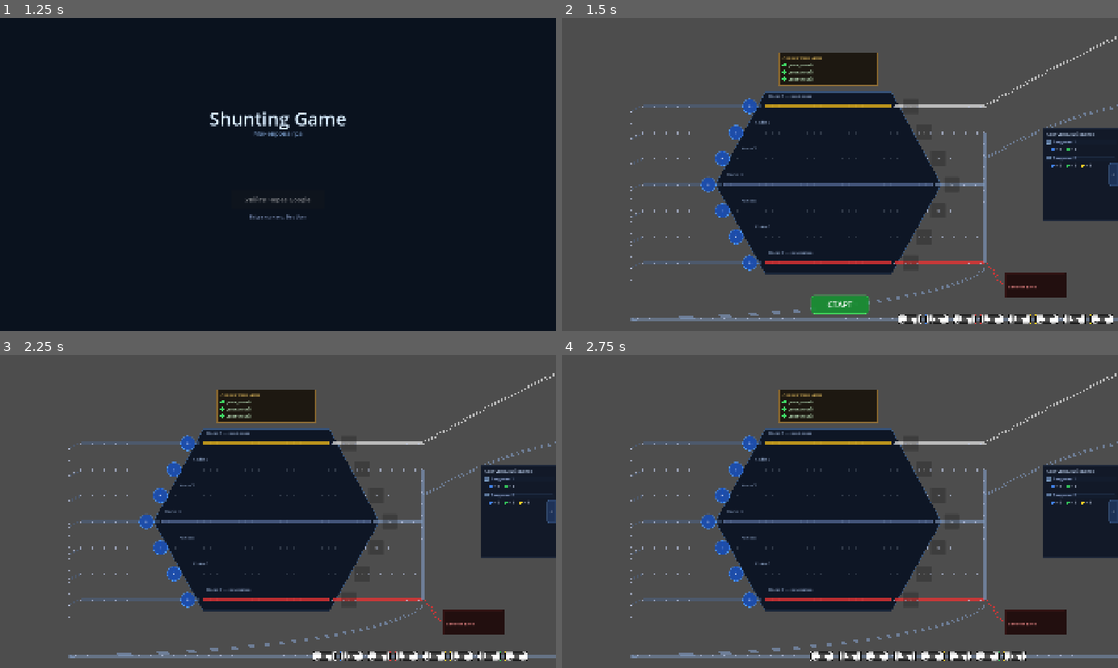
Above: before the commit, frames 1-4 (two rows, left to right).
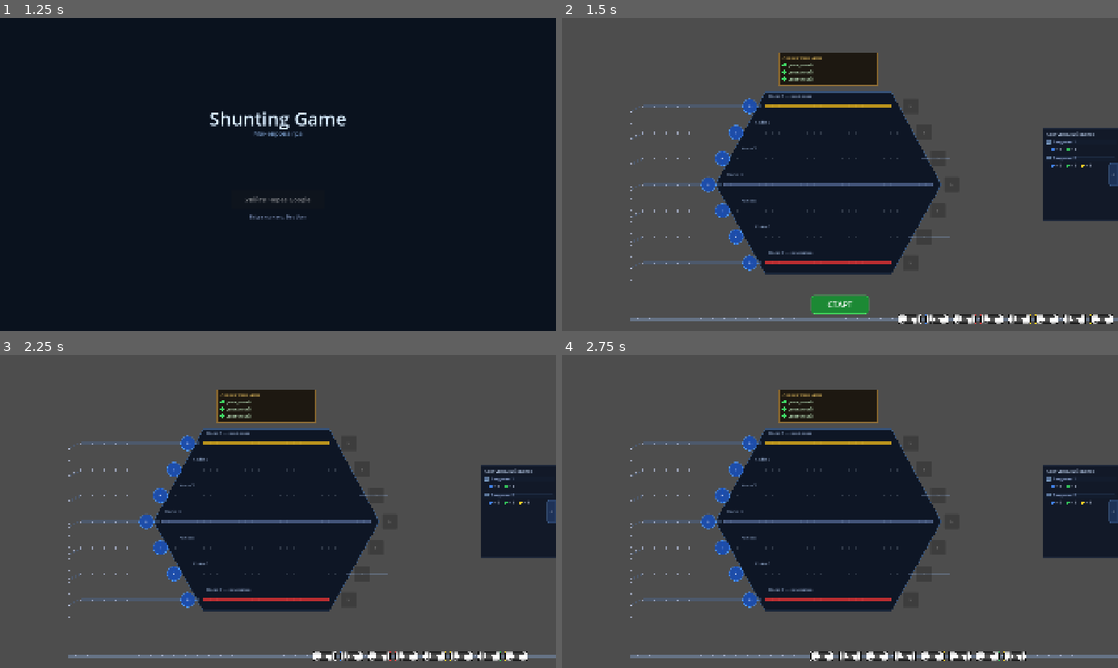
Above: after the commit, the same moments.

Repository: Fenimors99/shunting-game
Game: Godot game, scene res://scenes/LoginScreen.tscn
The game is run twice, just before and just after one commit, with the same random seed, the same clock (stepped at 60 frames per second) and the same inputs.
Inputs:
- Up to frame 1 (1.25 s): click "Увійти через Google" at 0.5 s
- Up to frame 2 (1.5 s): tap Enter at 1.25 s
- Up to frame 3 (2.25 s): click "СТАРТ" at 2 s
- Up to frame 4 (2.75 s): no input

Frame 1 is identical in both runs. In frame 2, 2.1% of the frame differs, in the area x 12-100%, y 5-97%; in frame 3, 2.1%; in frame 4, 2.1%.

Commit message:
Revert "feat: redraw exit rail network — collecting rail, Погрузка, Парк відправки, Вагонне депо, В чергу loop"
This reverts commit ac33bed57188bc8aaa8117bf673a7348da137b13.

Diff:
--- a/scripts/Layout.gd
+++ b/scripts/Layout.gd
@@ -48,18 +48,11 @@
 	var offset = (capacity_diff / 2.0) * WAGON_GAP
 	return STATION_RIGHT - 33.0 - offset - slot_index * WAGON_GAP
 
-# X-позиція збірної вертикальної рейки виходу
-const COLLECT_RAIL_X := 1460.0
+const EXIT_LOADING_POS  := Vector2(2200.0,  540.0)
+const EXIT_REPAIR_POS   := Vector2(2200.0, 1250.0)
+const EXIT_SUBMIT_POS   := Vector2(2200.0, -200.0)
 
-# Вагонне депо (ремонт) — прямокутник на екрані, правіше колії 7
-const WAGON_DEPOT_RECT := Rect2(1530.0, 880.0, 210.0, 85.0)
-
-# Позиції призначень за екраном (для анімації руху)
-const EXIT_LOADING_POS := Vector2(1920.0,  200.0)   # Погрузка — вгору-вправо
-const EXIT_SUBMIT_POS  := Vector2(1920.0,  400.0)   # Парк відправки — вгору-вправо
-const EXIT_REPAIR_POS  := Vector2(1630.0,  922.0)   # Вагонне депо — центр rect
-
-const LOCO_DEPOT_RECT  := Rect2(1310.0, 800.0, 180.0, 75.0)
+const LOCO_DEPOT_RECT   := Rect2(1310.0, 800.0, 180.0, 75.0)
 
 static func is_wagon_compatible(wagon_type: Wagon.WagonType, track_index: int) -> bool:
 	match wagon_type:
--- a/scripts/Station.gd
+++ b/scripts/Station.gd
@@ -79,8 +79,7 @@
 	_draw_station_bg()
 	_draw_tracks()
 	_draw_junction_line()
-	_draw_exit_network()
-	_draw_wagon_depot()
+	_draw_exit_rails()
 
 func _draw_station_bg() -> void:
 	var top_y    := Layout.TRACK_TOP - 50.0
@@ -220,107 +219,13 @@
 		draw_set_transform(Vector2.ZERO, 0, Vector2.ONE)
 		dist += step
 
-func _draw_exit_network() -> void:
-	var col_main   := Color(0.5, 0.6, 0.75, 0.65)
-	var col_cargo  := Color(0.88, 0.88, 0.88, 0.75)   # Погрузка — світла
-	var col_repair := COLOR_TRACK_REPAIR
-
-	# --- 1. Горизонтальні виходи з кожної колії до збірної рейки ---
-	for i in range(1, Layout.TRACK_COUNT + 1):
-		var y      := Layout.get_track_y(i)
-		var bx     := _get_track_bounds(i).y + 10.0
-		var col    := col_cargo if i == 1 else (col_repair if i == 7 else col_main)
-		_draw_rail_segment(Vector2(bx, y), Vector2(Layout.COLLECT_RAIL_X, y), col)
-
-	# --- 2. Вертикальна збірна рейка (колії 2–7) ---
-	_draw_rail_segment(
-		Vector2(Layout.COLLECT_RAIL_X, Layout.get_track_y(2)),
-		Vector2(Layout.COLLECT_RAIL_X, Layout.get_track_y(7)),
-		col_main
-	)
-
-	# --- 3. Колія 1 → Погрузка (вгору-вправо, за екран) ---
-	var t1y := Layout.get_track_y(1)
-	_draw_curved_rail(_cubic_bezier(
-		Vector2(Layout.COLLECT_RAIL_X, t1y),
-		Vector2(Layout.COLLECT_RAIL_X + 140, t1y - 80),
-		Vector2(Layout.COLLECT_RAIL_X + 320, t1y - 180),
-		Vector2(1920.0, t1y - 240)
-	), col_cargo)
-
-	# --- 4. Парк відправки (гілка від збірної ~колія 3, вгору-вправо, за екран) ---
-	var t3y := Layout.get_track_y(3)
-	_draw_curved_rail(_cubic_bezier(
-		Vector2(Layout.COLLECT_RAIL_X, t3y),
-		Vector2(Layout.COLLECT_RAIL_X + 110, t3y - 60),
-		Vector2(Layout.COLLECT_RAIL_X + 260, t3y - 140),
-		Vector2(1920.0, t3y - 180)
-	), col_main)
-
-	# --- 5. Колія 7 → Вагонне депо (вниз-вправо до депо) ---
-	var t7y := Layout.get_track_y(7)
-	var depot := Layout.WAGON_DEPOT_RECT
-	_draw_curved_rail(_cubic_bezier(
-		Vector2(Layout.COLLECT_RAIL_X, t7y),
-		Vector2(Layout.COLLECT_RAIL_X + 50, t7y + 30),
-		Vector2(depot.position.x - 30, depot.position.y + depot.size.y * 0.5),
-		Vector2(depot.position.x, depot.position.y + depot.size.y * 0.5)
-	), col_repair)
-
-	# --- 6. В чергу: від низу збірної рейки, крива вниз-ліво до черги ---
-	_draw_curved_rail(_cubic_bezier(
-		Vector2(Layout.COLLECT_RAIL_X, t7y + 20),
-		Vector2(Layout.COLLECT_RAIL_X - 100, t7y + 110),
-		Vector2(900.0, Layout.QUEUE_Y - 10),
-		Vector2(Layout.JUNCTION_X, Layout.QUEUE_Y)
-	), col_main)
-
-
-func _draw_wagon_depot() -> void:
-	var r    := Layout.WAGON_DEPOT_RECT
-	var font := ThemeDB.fallback_font
-	draw_rect(r, Color(0.12, 0.04, 0.04, 0.93))
-	draw_rect(r, Color(0.80, 0.20, 0.20, 0.75), false, 2.0)
-	draw_rect(Rect2(r.position + Vector2(2, 2), r.size - Vector2(4, 4)),
-		Color(0.90, 0.30, 0.30, 0.08), false, 1.0)
-	draw_string(font,
-		Vector2(r.position.x + 10, r.position.y + r.size.y * 0.62),
-		"Вагонне депо",
-		HORIZONTAL_ALIGNMENT_LEFT, -1, 14,
-		Color(0.95, 0.55, 0.55, 0.95))
-
-
-# --- Допоміжні функції для кривих ---
-
-func _cubic_bezier(p0: Vector2, p1: Vector2, p2: Vector2, p3: Vector2,
-		steps: int = 28) -> PackedVector2Array:
-	var pts := PackedVector2Array()
-	for i in range(steps + 1):
-		var t  := float(i) / steps
-		var mt := 1.0 - t
-		pts.append(mt*mt*mt*p0 + 3.0*mt*mt*t*p1 + 3.0*mt*t*t*p2 + t*t*t*p3)
-	return pts
-
-
-func _draw_curved_rail(pts: PackedVector2Array, color: Color) -> void:
-	if pts.size() < 2:
-		return
-	var rail_off := 3.0
-	var pts_a    := PackedVector2Array()
-	var pts_b    := PackedVector2Array()
-	for i in range(pts.size()):
-		var dir: Vector2
-		if i == 0:
-			dir = (pts[1] - pts[0]).normalized()
-		elif i == pts.size() - 1:
-			dir = (pts[i] - pts[i - 1]).normalized()
-		else:
-			dir = (pts[i + 1] - pts[i - 1]).normalized()
-		var n := Vector2(-dir.y, dir.x)
-		pts_a.append(pts[i] + n * rail_off)
-		pts_b.append(pts[i] - n * rail_off)
-	draw_polyline(pts_a, color, 2.0)
-	draw_polyline(pts_b, color, 2.0)
+func _draw_exit_rails() -> void:
+	var rail_color := Color(0.5, 0.6, 0.75, 0.4)
+	for i in range(1, Layout.TRACK_COUNT + 1):
+		var y := Layout.get_track_y(i)
+		var bounds := _get_track_bounds(i)
+		# Починаємо рейку виходу від зміщеного краю
+		draw_line(Vector2(bounds.y + 10, y), Vector2(Layout.STATION_RIGHT + 60, y), rail_color, 1.5)
 
 # --- Кнопки входу ---
 
